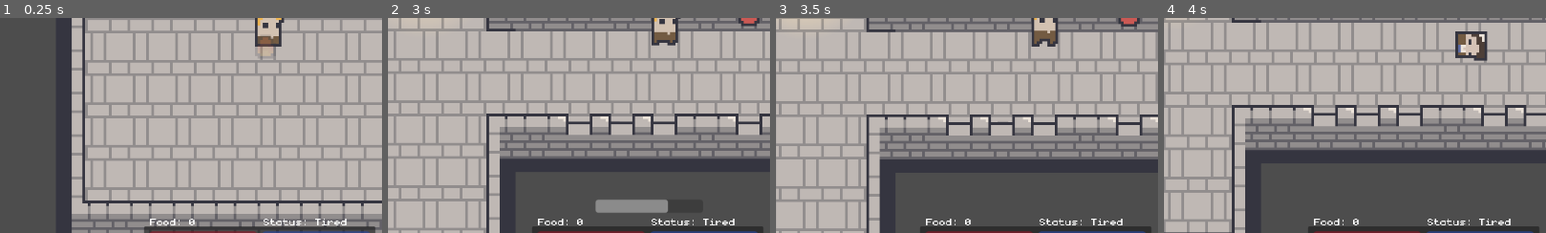
Above: before the commit, frames 1-4 (left to right).
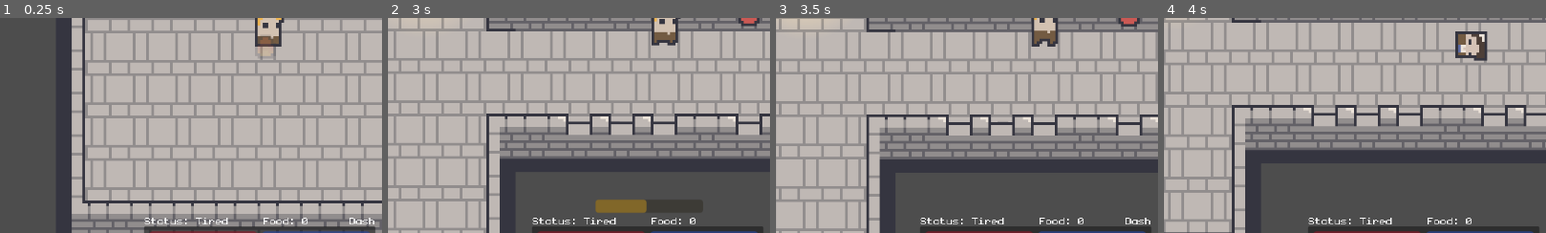
Above: after the commit, the same moments.

Repository: qmarsala/DeliciousDungeon
Game: Godot game, scene res://scenes/levels/dungeon.tscn
Same seed, same stepped clock (60 frames per second), same inputs: the game is played once before the commit and once after it. This scene is started directly instead of the project's main scene.
Inputs (mouse positions are % of the whole screen's width and height, from its top left):
- Up to frame 1 (0.25 s): no input
- Up to frame 2 (3 s): move the mouse to (72, 45) at 0.52 s; right-click (72, 45) at 0.6 s; move the mouse to (30, 55) at 1.27 s; tap Q (basic_attack) at 1.35 s; right-click (30, 55) at 1.55 s; move the mouse to (60, 28) at 2.02 s; right-click (60, 28) at 2.1 s; move the mouse to (45, 70) at 2.77 s; tap W (heavy_attack) at 2.85 s
- Up to frame 3 (3.5 s): right-click (45, 70) at 3.05 s
- Up to frame 4 (4 s): move the mouse to (80, 65) at 3.52 s; tap E (interact) at 3.6 s; right-click (80, 65) at 3.8 s
The pictures show only the part of the screen within x 15-65%, y 43-93%; the shares and areas given below are measured in that part.

The runs differ from the first frame. In frame 1, 0.7% of the frame differs, in the area x 37-98%, y 92-97%; in frame 2, 1.8%, in the area x 37-91%, y 84-97%; in frame 3, 0.8%; in frame 4, 0.7%.

Commit message:
add dash cool down to ui

Diff:
--- a/src/assets/scripts/player_ui.gd
+++ b/src/assets/scripts/player_ui.gd
@@ -8,6 +8,9 @@
 @onready var charged_attack_bar: ProgressBar = $ChargedAttackBar
 @onready var food_count_label: Label = $FoodCountLabel
 @onready var status_label: Label = $StatusLabel
+@onready var dash_icon: Label = $DashIcon
+
+var dash_icon_hidden = false
 
 func _process(delta: float) -> void:
 	update_health_bar(player.health)
@@ -17,9 +20,15 @@
 	# todo: need a better way to wire up the cast bar
 	# don't like going into the magic_attack.cast_timer
 	if not player.magic_attack.cast_timer.is_stopped():
-		update_charge_bar(100 - player.magic_attack.cast_timer.time_left * player.magic_attack.spell_data.cast_time * 1000)
+		update_charge_bar(100 - (player.magic_attack.cast_timer.time_left/player.magic_attack.spell_data.cast_time) * 100)
 	else:
 		update_charge_bar(0)
+	if player.is_dash_cooldown:
+		dash_icon.hide()
+		dash_icon_hidden = true
+	elif dash_icon_hidden:
+		dash_icon.show()
+		dash_icon_hidden = false
 
 func update_health_bar(health):
 	if health_bar:
--- a/src/scenes/ui/player_ui.tscn
+++ b/src/scenes/ui/player_ui.tscn
@@ -6,6 +6,9 @@
 font_size = 32
 
 [sub_resource type="LabelSettings" id="LabelSettings_51dl0"]
+font_size = 32
+
+[sub_resource type="LabelSettings" id="LabelSettings_k6bk4"]
 font_size = 32
 
 [node name="PlayerUI" type="Control"]
@@ -43,6 +46,7 @@
 show_percentage = false
 
 [node name="ChargedAttackBar" type="ProgressBar" parent="."]
+modulate = Color(0.909804, 0.666667, 0.0823529, 1)
 layout_mode = 0
 offset_left = -61.0
 offset_top = -130.0
@@ -52,18 +56,27 @@
 
 [node name="FoodCountLabel" type="Label" parent="."]
 layout_mode = 0
-offset_left = -167.0
-offset_top = -99.0
-offset_right = -111.0
-offset_bottom = -76.0
+offset_left = 43.0
+offset_top = -101.0
+offset_right = 127.0
+offset_bottom = -75.0
 text = "Food: 0"
 label_settings = SubResource("LabelSettings_p08b3")
 
 [node name="StatusLabel" type="Label" parent="."]
 layout_mode = 0
-offset_left = 43.0
-offset_top = -99.0
-offset_right = 153.0
-offset_bottom = -76.0
+offset_left = -178.0
+offset_top = -101.0
+offset_right = -10.0
+offset_bottom = -75.0
 text = "Status: Rested"
 label_settings = SubResource("LabelSettings_51dl0")
+
+[node name="DashIcon" type="Label" parent="."]
+layout_mode = 0
+offset_left = 203.0
+offset_top = -101.0
+offset_right = 251.0
+offset_bottom = -75.0
+text = "Dash"
+label_settings = SubResource("LabelSettings_k6bk4")
Not shown: 1 places in src/scenes/ui/player_ui.tscn that only renumber resources
